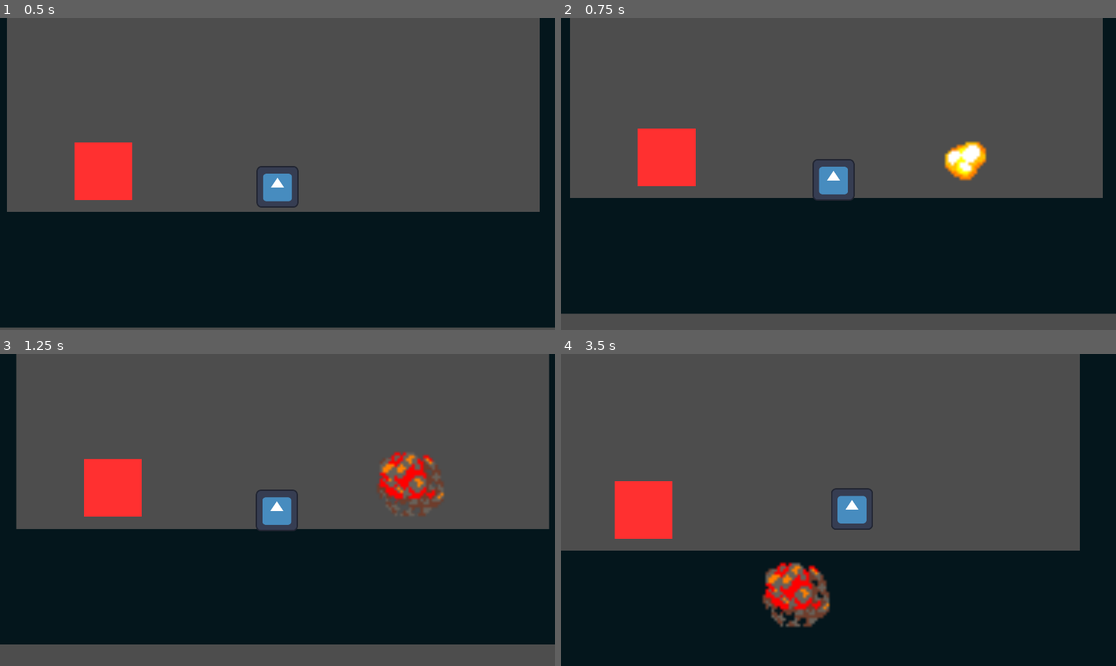
Above: before the commit, frames 1-4 (two rows, left to right).
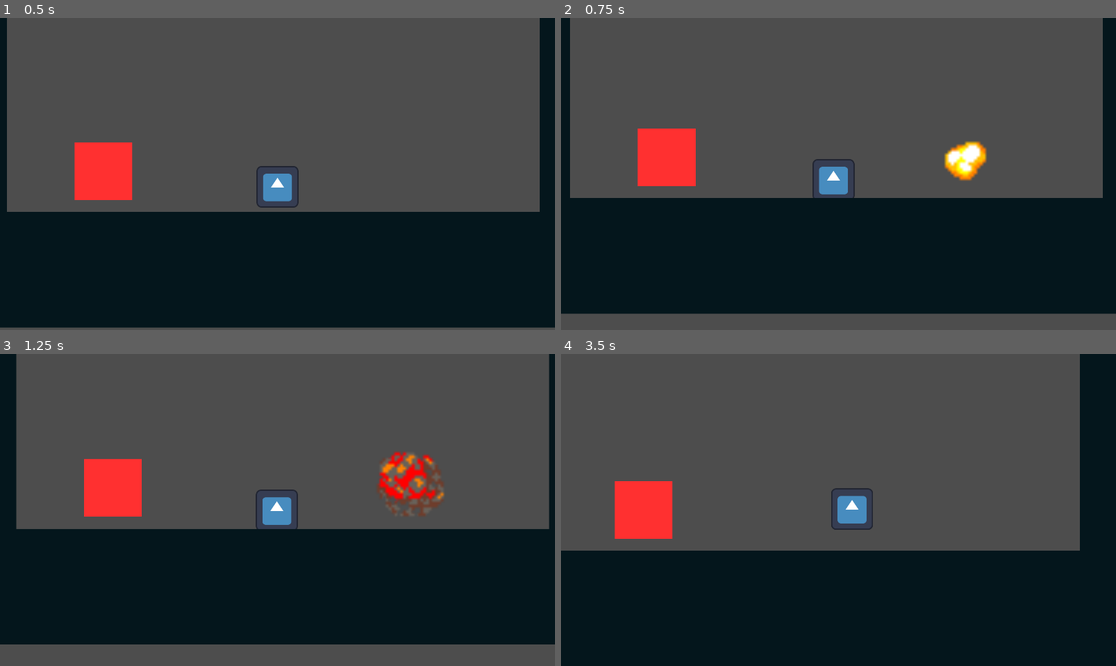
Above: after the commit, the same moments.

Repository: dandytron/BlowUP
Game: Godot game, scene res://scenes/main.tscn
Two runs of this game, one before a commit and one after it. Both use one fixed random seed, a clock stepped at 60 frames per second and the inputs below. The engine's default icon, where the game draws it, is replaced by a stand-in: a white triangle on a blue panel in a dark square.
Inputs (mouse positions are in pixels of both pictures, inside the frame that each line leads up to):
- Up to frame 1 (0.5 s): no input
- Up to frame 2 (0.75 s): move the mouse to (960, 158) at 0.52 s; click (960, 158) at 0.6 s
- Up to frame 3 (1.25 s): no input
- Up to frame 4 (3.5 s): move the mouse to (727, 525) at 1.27 s; click (727, 525) at 1.35 s; move the mouse to (894, 441) at 2.02 s; click (894, 441) at 2.1 s; move the mouse to (810, 572) at 2.77 s; click (810, 572) at 2.85 s

Frame 1 is identical in both runs. In frame 2, less than 0.1% of the frame differs, in the area x 45-53%, y 57-59%; in frame 3, less than 0.1%; in frame 4, 2.0%, in the area x 36-54%, y 46-88%.

Commit message:
Grouping Tower

Diff:
--- a/scenes/main.tscn
+++ b/scenes/main.tscn
@@ -9,16 +9,6 @@
 
 [node name="Main" type="Node2D"]
 script = ExtResource("1_6tvhn")
-
-[node name="Floor" parent="." instance=ExtResource("1_haspb")]
-position = Vector2(970, 1288)
-rotation = 1.5708
-
-[node name="RightWall" parent="." instance=ExtResource("1_haspb")]
-position = Vector2(2095, -910)
-
-[node name="LeftWall" parent="." instance=ExtResource("1_haspb")]
-position = Vector2(-148, -909)
 
 [node name="John" parent="." instance=ExtResource("2_8ocxl")]
 unique_name_in_owner = true
@@ -39,3 +29,15 @@
 
 [node name="Spike2" parent="Node" instance=ExtResource("4_hkkj7")]
 position = Vector2(1652, -382)
+
+[node name="Tower" type="Node" parent="."]
+
+[node name="Floor" parent="Tower" instance=ExtResource("1_haspb")]
+position = Vector2(970, 1288)
+rotation = 1.5708
+
+[node name="RightWall" parent="Tower" instance=ExtResource("1_haspb")]
+position = Vector2(2095, -910)
+
+[node name="LeftWall" parent="Tower" instance=ExtResource("1_haspb")]
+position = Vector2(-148, -909)
